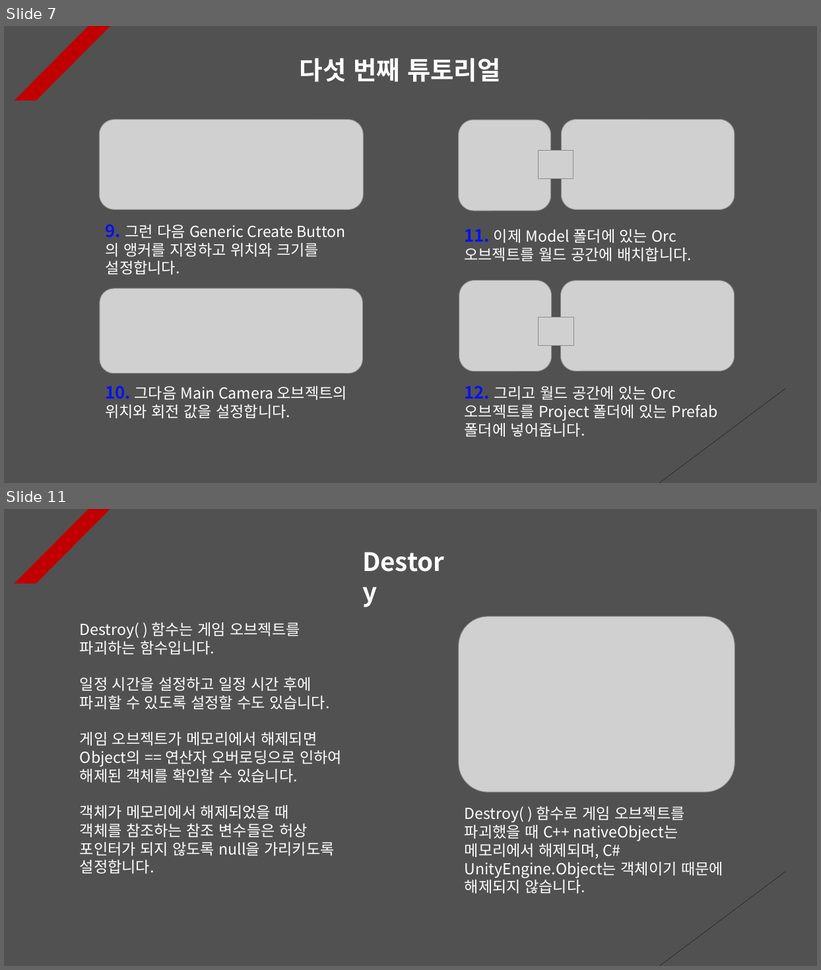
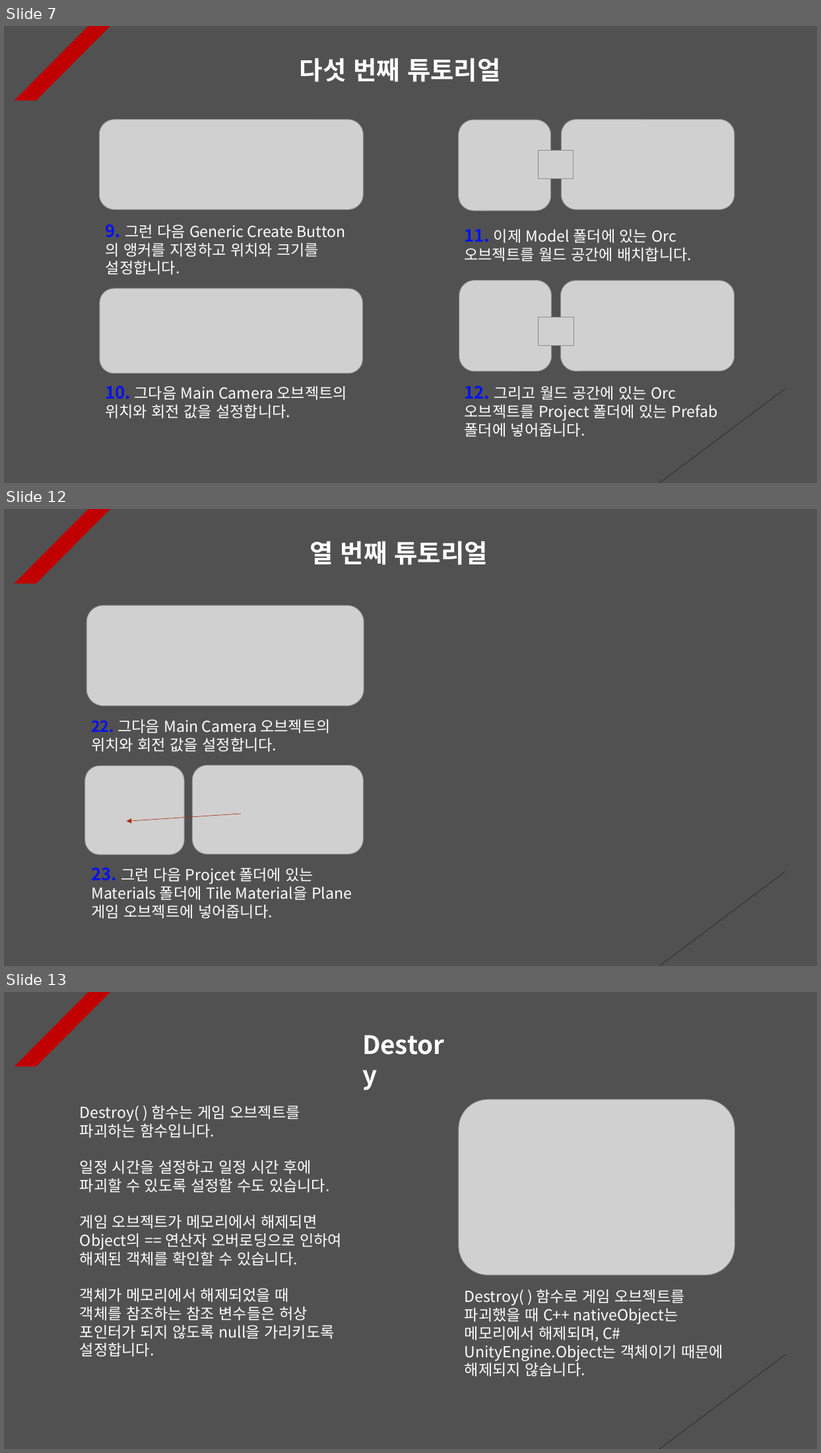
Before and after one commit to Unity2033/3D-UnityEngine, a slide deck: Assets/Class/Instantiate & Destroy/PPT Data/Instatiate and Destroy Example.pptx. Shown one above the other, each under a label of ours: slides 7 and 11 before the commit, slides 7, 12 and 13 after it; the slides between them are not shown. The pictures are 821x970 and 821x1453 pixels, drawn with LibreOffice and Linux fonts; fonts in the diff are those of the drawing; grey boxes stand for pictures. Boxes give left, top, right and bottom in pixels: in the first picture for what was removed or moved away, otherwise in the second. Text is boxed around its words. In the diff, an @@ line names an element or a change of style, - is before the commit and + after.

```diff
--- a/Assets/Class/Instantiate & Destroy/PPT Data/Instatiate and Destroy Example.pptx
+++ b/Assets/Class/Instantiate & Destroy/PPT Data/Instatiate and Destroy Example.pptx
@@ slide 12 added at <box>4,509,817,966</box>, background #515151; not listed: 2 template elements that a slide beside it also shows @@
@@ text added at <box>310,541,488,565</box>, 30 pt, text #FFFFFF, bold @@
+열 번째 튜토리얼
@@ picture added at <box>86,605,364,706</box> @@
@@ text added at <box>91,720,330,752</box>, 18 pt, text #FFFFFF @@
+22. 그다음 Main Camera 오브젝트의 위치와 회전 값을 설정합니다.
@@ picture added at <box>85,766,185,855</box> @@
@@ picture added at <box>193,765,363,854</box> @@
@@ arrow added from (241, 814) to (127, 821), #A5300F 0.5 pt dashed @@
@@ text added at <box>92,867,352,919</box>, 18 pt, text #FFFFFF @@
+23. 그런 다음 Projcet 폴더에 있는 Materials 폴더에 Tile Material을 Plane 게임 오브젝트에 넣어줍니다.
@@ what was slide 11 is now slide 13 @@
```
Also in this commit, not shown: 3 slides changed, 1 other slide added, 10 other files.
